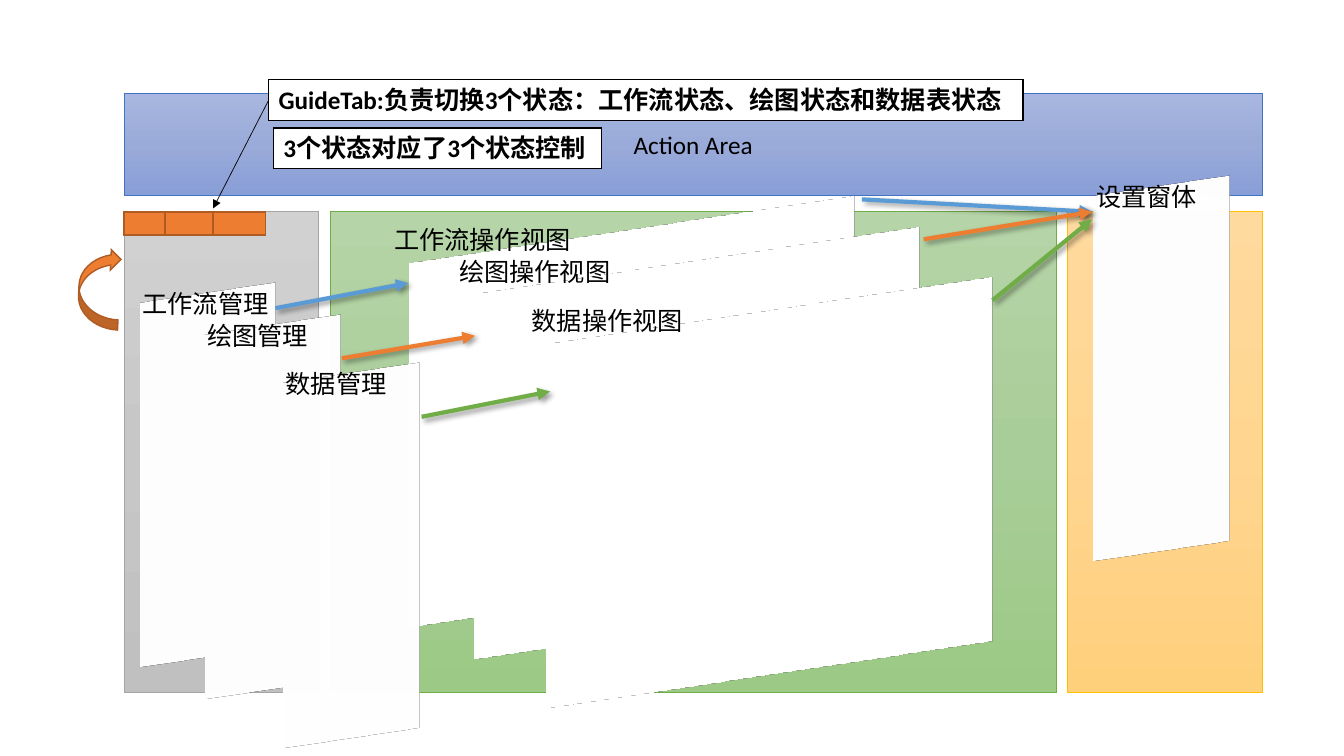
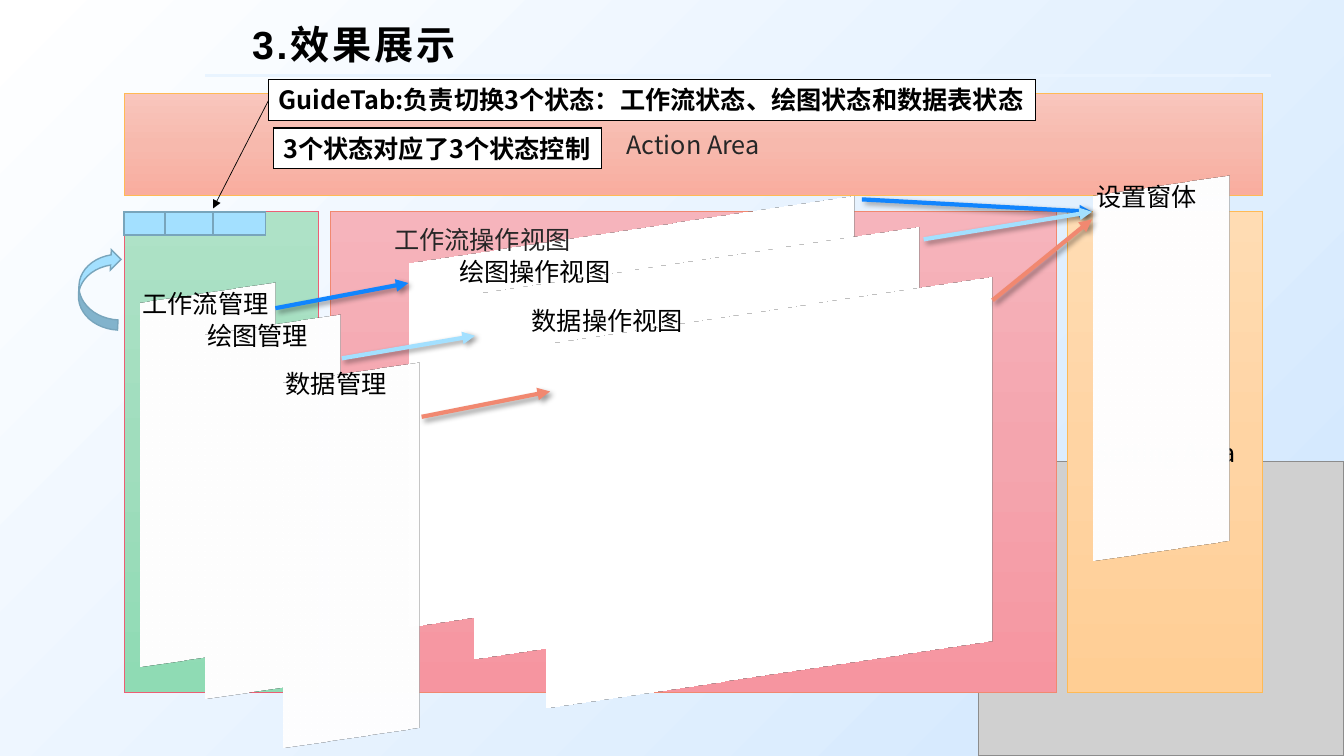
Before and after one commit to czyt1988/data-workbench, a slide deck: slide 17 of doc/DataWorkFlow-chart.pptx (slide 15 before the commit). Drawn at 1344x756 pixels with LibreOffice and Linux fonts; fonts in the diff are those of the drawing; grey boxes stand for pictures; background and template pictures are left out. Boxes give left, top, right and bottom in pixels: in the first picture for what was removed or moved away, otherwise in the second. Text is boxed around its words. In the diff, an @@ line names an element or a change of style, - is before the commit and + after.

```diff
--- a/doc/DataWorkFlow-chart.pptx
+++ b/doc/DataWorkFlow-chart.pptx
@@ background #FFFFFF to gradient #FFFFFF to #CFE6FE @@
@@ title added at bbox=[252, 28, 455, 63], 28 pt, text #000000, bold @@
+3.效果展示
@@ line added from (205, 76) to (1271, 76), #E9F4FF 2.25 pt @@
@@ rectangle "GuideTab:负责切换3个状态：工作流状态、绘图状态和数据表状态" at bbox=[269, 80, 1036, 120]: font Calibri to Noto Sans CJK SC @@
@@ rectangle "GuideTab:负责切换3个状态：工作流状态、绘图状态和数据表状态": place and size @@
-rectangle "GuideTab:负责切换3个状态：工作流状态、绘图状态和数据表状态" at bbox=[269, 80, 1023, 120]
+rectangle "GuideTab:负责切换3个状态：工作流状态、绘图状态和数据表状态" at bbox=[269, 80, 1036, 120]
@@ rectangle "Action Area" at bbox=[124, 94, 1262, 196]: font Calibri to Noto Sans CJK SC, text colour #000000 to #262626; fill gradient #A8B7DF to #9AABD9 to #889ED7 to none; outline #4472C4 0.5 pt to #FFBA55 0.5 pt @@
@@ rectangle "3个状态对应了3个状态控制" at bbox=[273, 128, 602, 168]: font Calibri to Noto Sans CJK SC @@
@@ rectangle "设置窗体" at bbox=[1087, 176, 1238, 560]: outline #44546A 3 pt to #CFE6FE 3 pt @@
@@ arrow (862, 200) - (1092, 212): stroke #5B9BD5 3 pt to #1185FE 3 pt @@
@@ rectangle at bbox=[124, 212, 319, 693]: fill gradient #D2D2D2 to #C8C8C8 to #C0C0C0 to none; outline #A5A5A5 0.5 pt to #EC5F74 0.5 pt @@
@@ text in rectangle at bbox=[331, 212, 1057, 693]: text added @@
+Work Area
@@ rectangle "Work Area" at bbox=[331, 212, 1057, 693]: fill gradient #B5D5A7 to #AACE9A to #9CC987 to none; outline #70AD47 0.5 pt to #F18870 0.5 pt @@
@@ rectangle "工作流操作视图" at bbox=[384, 220, 880, 603]: text colour #000000 to #262626; outline #5B9BD5 3 pt to #1185FE 3 pt @@
@@ arrow (924, 239) - (1092, 212): stroke #ED7D31 3 pt to #A3E0FF 3 pt @@
@@ arrow (993, 300) - (1092, 220): stroke #70AD47 3 pt to #F18870 3 pt @@
@@ rectangle "Setting Area" at bbox=[1068, 212, 1262, 693]: fill gradient #FFDB9E to #FFD590 to #FFD07C to none; outline #FFC000 0.5 pt to #FFBA55 0.5 pt @@
@@ fill #ED7D31 to #A3E0FF; outline #AF5C24 1 pt to #79A6BD 1 pt in 4 elements at bbox=[124, 212, 164, 235], bbox=[165, 212, 214, 235], bbox=[213, 212, 265, 235], bbox=[77, 247, 121, 330] @@
@@ rectangle "绘图操作视图" at bbox=[450, 251, 946, 634]: outline #ED7D31 3 pt to #A3E0FF 3 pt @@
@@ rectangle "工作流管理" at bbox=[133, 283, 284, 666]: outline #5B9BD5 3 pt to #1185FE 3 pt @@
@@ arrow (275, 309) - (408, 283): stroke #5B9BD5 3 pt to #1185FE 3 pt @@
@@ rectangle "绘图管理" at bbox=[198, 316, 349, 699]: outline #ED7D31 3 pt to #A3E0FF 3 pt @@
@@ rectangle "数据操作视图" at bbox=[522, 300, 1018, 684]: outline #70AD47 3 pt to #F18870 3 pt @@
@@ arrow (342, 358) - (475, 336): stroke #ED7D31 3 pt to #A3E0FF 3 pt @@
@@ rectangle "数据管理" at bbox=[276, 364, 427, 747]: outline #70AD47 3 pt to #F18870 3 pt @@
@@ arrow (421, 417) - (551, 391): stroke #70AD47 3 pt to #F18870 3 pt @@
@@ text in rectangle at bbox=[1183, 436, 1236, 468]: text added @@
+Setting Area
@@ picture added at bbox=[979, 461, 1344, 756] @@
```
Also in this commit, not shown: 12 other slides changed, 9 slides added, 6 slides removed, 44 other files.
